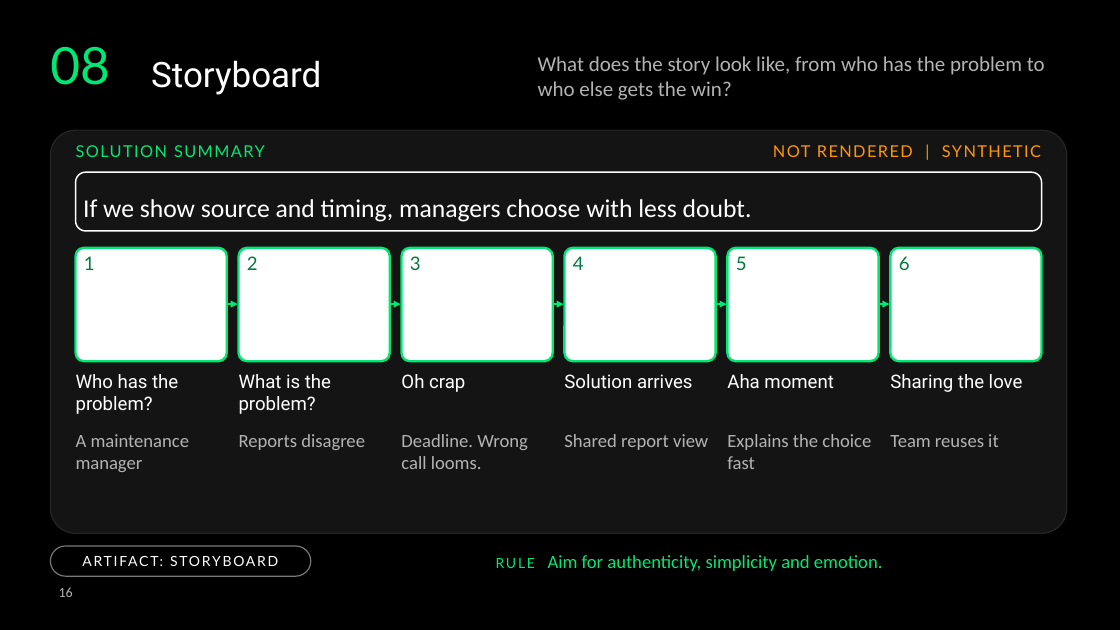
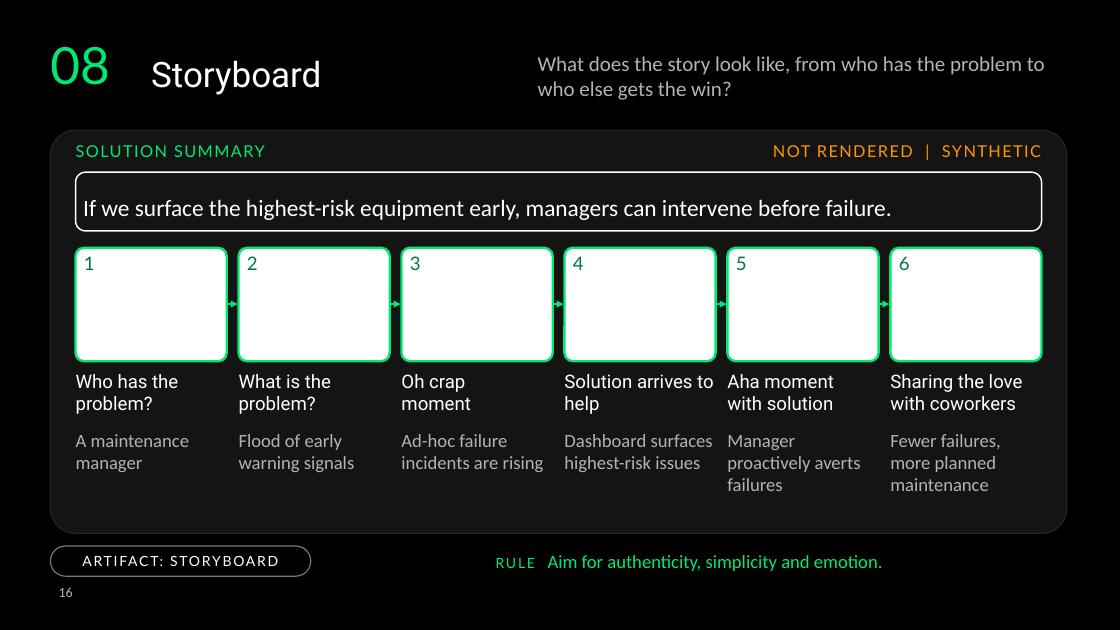
Before and after one commit to deanpeters/AI-Augmented-Product-Discovery-Lab, a slide deck: slide 16 of slides/Build-the-Right-Thing.pptx. Drawn at 1120x630 pixels with LibreOffice and Linux fonts; fonts in the diff are those of the drawing; background and template pictures are left out. Boxes give left, top, right and bottom in pixels: in the first picture for what was removed or moved away, otherwise in the second. Text is boxed around its words. In the diff, an @@ line names an element or a change of style, - is before the commit and + after.

```diff
--- a/slides/Build-the-Right-Thing.pptx
+++ b/slides/Build-the-Right-Thing.pptx
@@ text in rounded rectangle at [83, 199, 892, 220]: text changed; size 22 to 20 pt @@
-If we show source and timing, managers choose with less doubt.
+If we surface the highest-risk equipment early, managers can intervene before failure.
@@ text at [401, 374, 470, 410]: text changed @@
-Oh crap
+Oh crap
+moment
@@ text at [564, 374, 714, 414]: text changed @@
-Solution arrives
+Solution arrives to help
@@ text at [890, 374, 1023, 410]: text changed @@
-Sharing the love
+Sharing the love with coworkers
@@ text at [727, 396, 834, 410]: paragraph added @@
+with solution
@@ text at [239, 434, 355, 472]: text changed @@
-Reports disagree
+Flood of early warning signals
@@ text at [401, 434, 544, 472]: text changed @@
-Deadline. Wrong call looms.
+Ad-hoc failure incidents are rising
@@ text at [564, 434, 713, 472]: text changed @@
-Shared report view
+Dashboard surfaces highest-risk issues
@@ text at [727, 435, 861, 491]: text changed @@
-Explains the choice fast
+Manager proactively averts failures
@@ text at [890, 434, 1001, 491]: text changed @@
-Team reuses it
+Fewer failures, more planned maintenance
```
Also in this commit, not shown: 16 other slides changed, 1 slide added, 1 slide removed, 3 other files.
